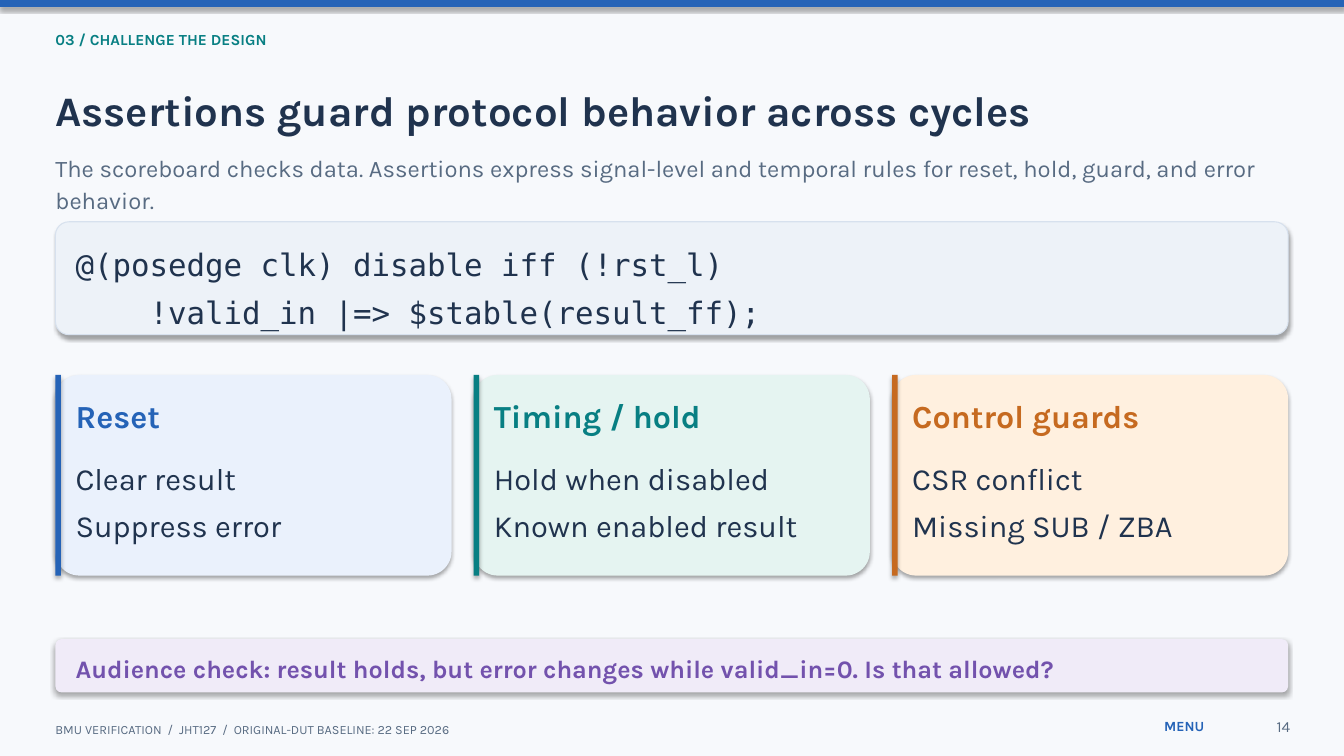
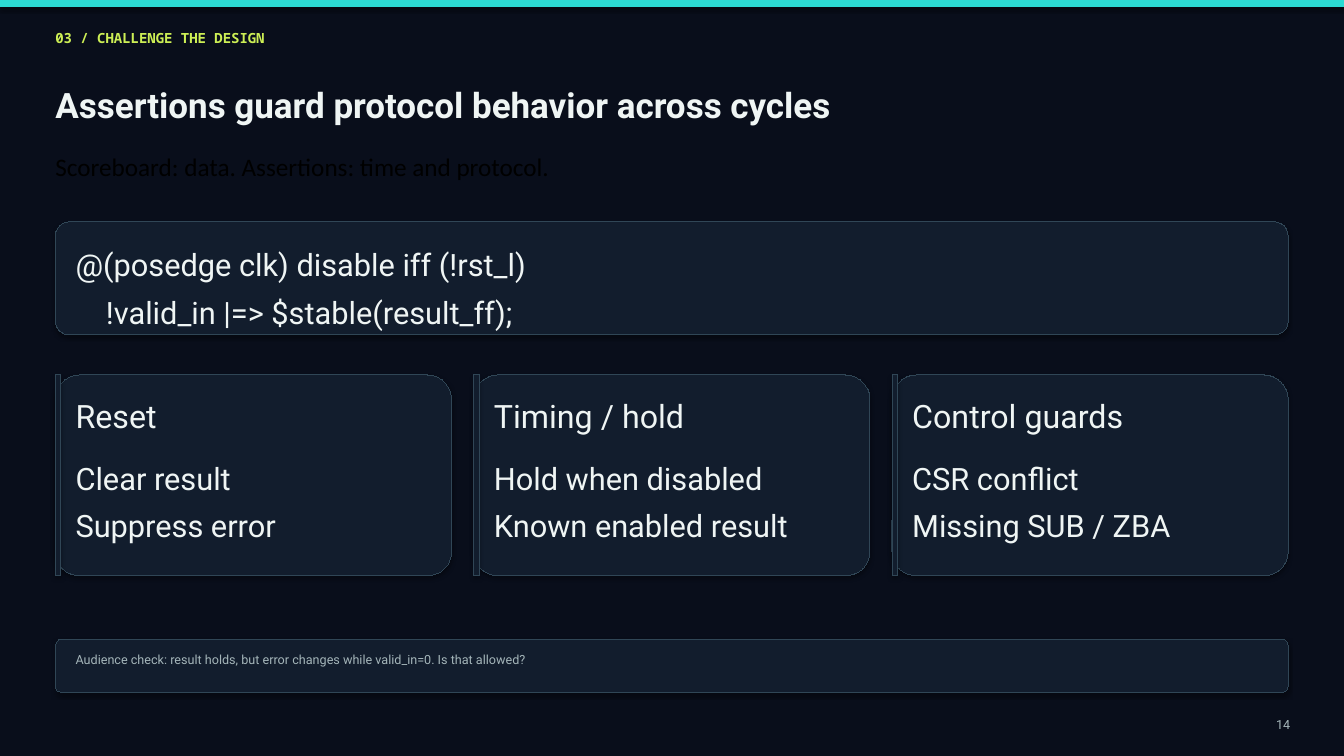
Before and after one commit to JHT127/riscv-bmu-verification, a slide deck: slide 14 of docs/09_presentation/Presentation_BMU_Verification.pptx. Drawn at 1344x756 pixels with LibreOffice and Linux fonts; fonts in the diff are those of the drawing. Boxes give left, top, right and bottom in pixels: in the first picture for what was removed or moved away, otherwise in the second. Text is boxed around its words. In the diff, an @@ line names an element or a change of style, - is before the commit and + after.

```diff
--- a/docs/09_presentation/Presentation_BMU_Verification.pptx
+++ b/docs/09_presentation/Presentation_BMU_Verification.pptx
@@ background #F7F9FC to #090E1B @@
@@ rectangle at box(0, 0, 1344, 7): fill #2563B7 to #2CDAD3 @@
@@ text "03 / CHALLENGE THE DESIGN" at box(55, 33, 264, 43): size 11 to 10 pt, font Karla to Noto Sans Mono, text colour #087F83 to #CDEF55 @@
@@ text "Assertions guard protocol behavior across ..." at box(55, 91, 830, 126): size 30 to 25 pt, font Karla to Roboto, text colour #20334E to #EFF5F4 @@
@@ text removed at box(55, 160, 1255, 209) @@
-The scoreboard checks data. Assertions express signal-level and temporal rules for reset, hold, guard, and error behavior.
@@ rounded rectangle at box(55, 222, 1289, 335): fill #EDF2F8 to #121D2D; outline #D7E1EE 0.75 pt to #304656 0 pt @@
@@ text "@(posedge clk) disable iff (!rst_l)" at box(76, 251, 526, 331): font DejaVu Sans Mono to Roboto, text colour #20334E to #EFF5F4 @@
@@ rounded rectangle at box(55, 375, 452, 576): fill #EAF1FC to #121D2D; outline none to #304656 0 pt @@
@@ rectangle at box(55, 375, 62, 576): fill #2563B7 to #121D2D; outline none to #304656 0 pt @@
@@ rounded rectangle at box(474, 375, 870, 576): fill #E5F4F1 to #121D2D; outline none to #304656 0 pt @@
@@ rectangle at box(474, 375, 480, 576): fill #087F83 to #121D2D; outline none to #304656 0 pt @@
@@ rounded rectangle at box(892, 375, 1289, 576): fill #FFF0DF to #121D2D; outline none to #304656 0 pt @@
@@ rectangle at box(892, 375, 898, 576): fill #C66A20 to #121D2D; outline none to #304656 0 pt @@
@@ text "Reset" at box(76, 405, 157, 429): font Karla to Roboto, text colour #2563B7 to #EFF5F4, bold off @@
@@ text "Timing / hold" at box(494, 404, 684, 435): font Karla to Roboto, text colour #087F83 to #EFF5F4, bold off @@
@@ text "Control guards" at box(912, 404, 1124, 435): font Karla to Roboto, text colour #C66A20 to #EFF5F4, bold off @@
@@ font Karla to Roboto, text colour #20334E to #EFF5F4 in 3 elements at box(76, 467, 276, 544), box(494, 467, 788, 538), box(912, 466, 1171, 544) @@
@@ rounded rectangle at box(55, 639, 1289, 693): fill #F0EBF8 to #121D2D; outline none to #304656 0 pt @@
@@ text "Audience check: result holds, but ..." at box(76, 654, 525, 667): size 18 to 9 pt, font Karla to Roboto, text colour #7352AD to #A4B5B9, bold off @@
@@ text "14" at box(1276, 720, 1290, 729): size 11 to 9 pt, font Karla to Roboto, text colour #586B82 to #A4B5B9 @@
@@ text removed at box(55, 726, 449, 734) @@
-BMU VERIFICATION / JHT127 / ORIGINAL-DUT BASELINE: 22 SEP 2026
@@ text removed at box(1164, 722, 1204, 731) @@
-MENU
```
Also in this commit, not shown: 27 other slides changed.
